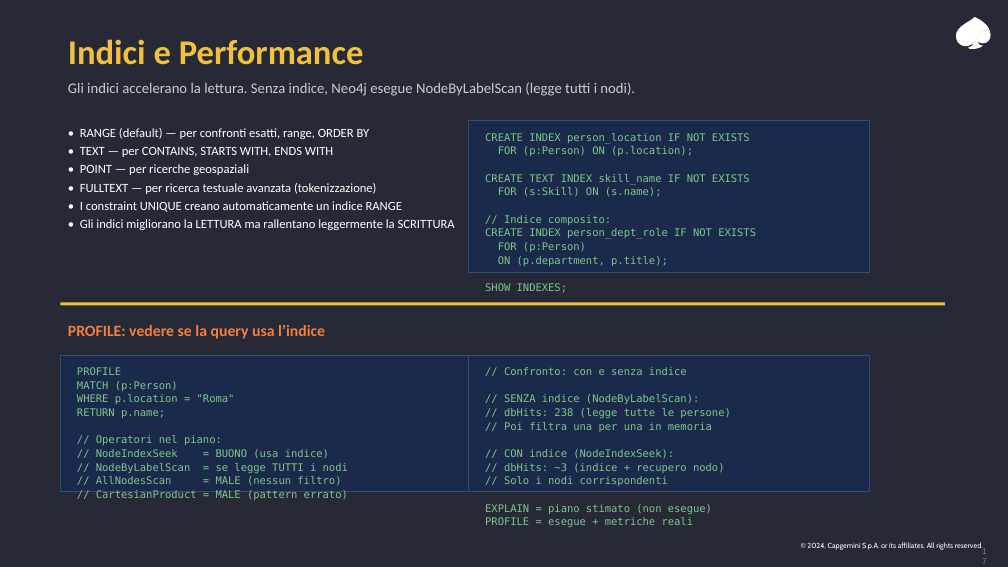
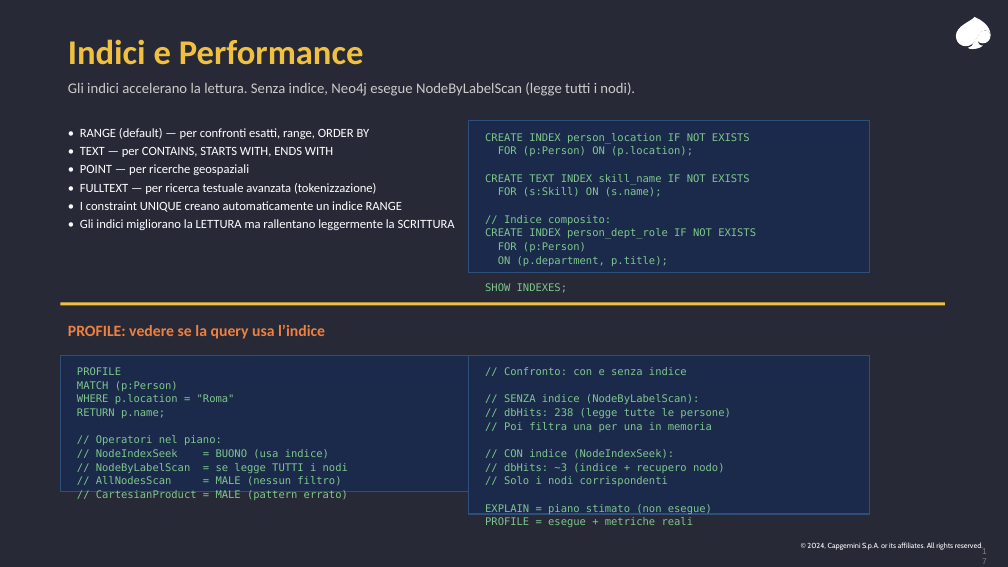
Before and after one commit to leobcc/neo4j-training-course-material, a slide deck: slide 17 of slides/session-01/session-01.pptx. Drawn at 1008x567 pixels with LibreOffice and Linux fonts; fonts in the diff are those of the drawing. Boxes give left, top, right and bottom in pixels: in the first picture for what was removed or moved away, otherwise in the second. Text is boxed around its words. In the diff, an @@ line names an element or a change of style, - is before the commit and + after.

Commit message:
Fix Session 1 slide layout overflow issues (27 slides)

```diff
--- a/slides/session-01/session-01.pptx
+++ b/slides/session-01/session-01.pptx
@@ rectangle resized from (x1=469, y1=355, x2=870, y2=492) to (x1=469, y1=355, x2=870, y2=514) @@
@@ text "// Confronto: con e senza ..." rewrapped from (x1=485, y1=367, x2=730, y2=527) to (x1=485, y1=367, x2=730, y2=514) @@
```
Also in this commit, not shown: 10 other slides changed, 1 slide added.
